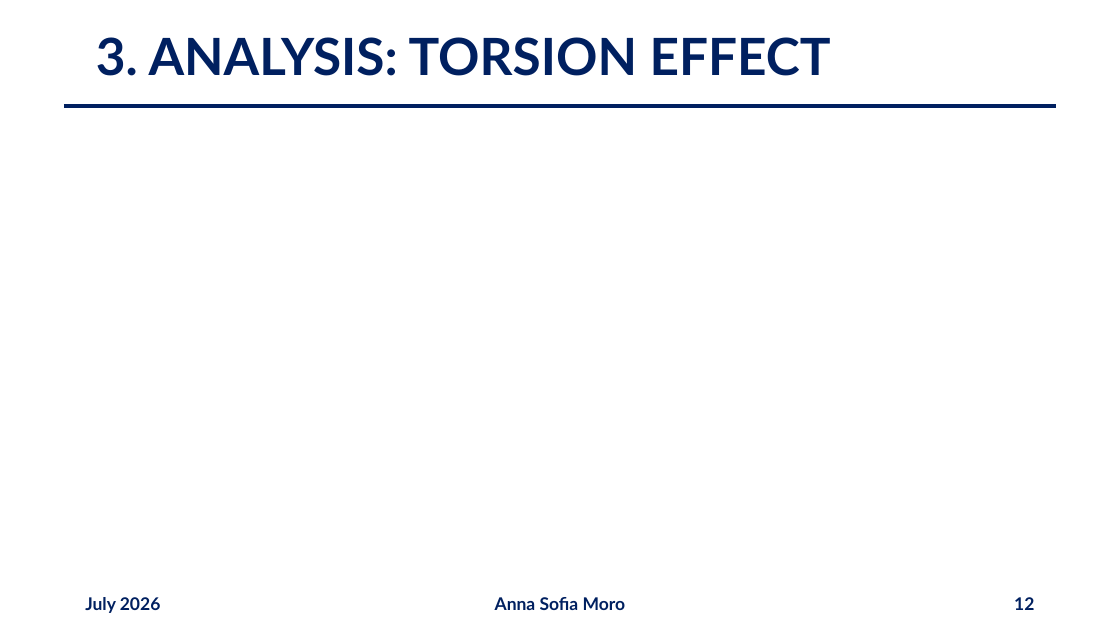
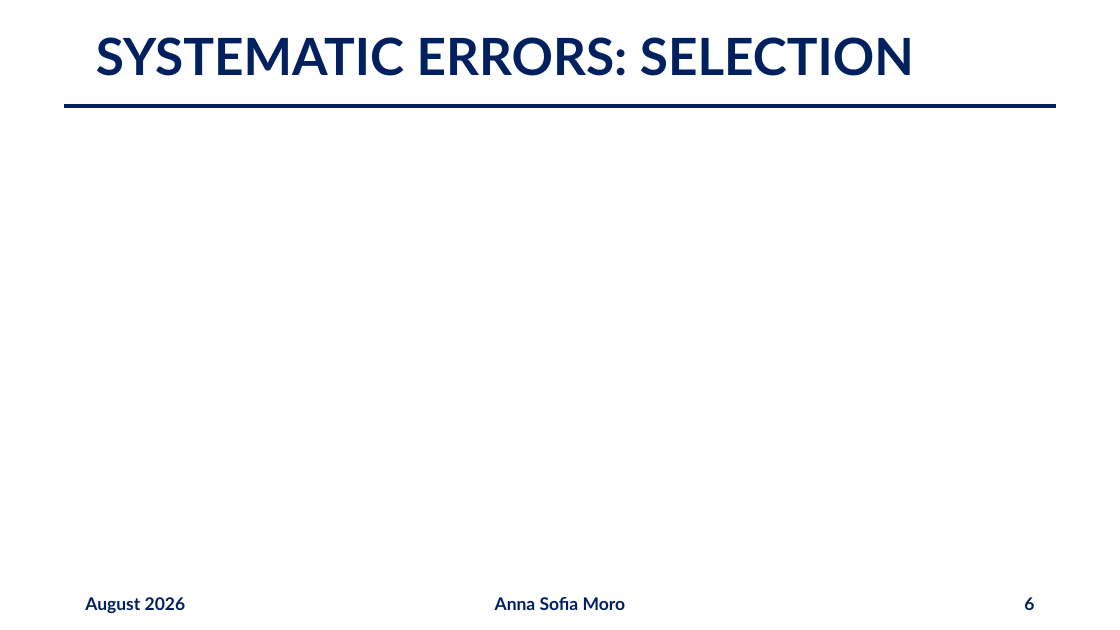
Before and after one commit to annaasofia/tesi, a slide deck: slide 6 of slides/week6.pptx (slide 12 before the commit). Drawn at 1120x630 pixels with LibreOffice and Linux fonts; fonts in the diff are those of the drawing; grey boxes stand for pictures. Boxes give left, top, right and bottom in pixels: in the first picture for what was removed or moved away, otherwise in the second. Text is boxed around its words. In the diff, an @@ line names an element or a change of style, - is before the commit and + after.

```diff
--- a/slides/week6.pptx
+++ b/slides/week6.pptx
@@ title at [96, 37, 914, 76]: text changed @@
-3. ANALYSIS: TORSION EFFECT
+SYSTEMATIC ERRORS: SELECTION
@@ text at [85, 597, 186, 613]: text changed @@
-July 2026
+August 2026
@@ page number at [1024, 597, 1034, 610]: text changed @@
-12
+6
```
Also in this commit, not shown: 7 other slides changed, 1 slide added, 21 slides removed, 2 other files.
